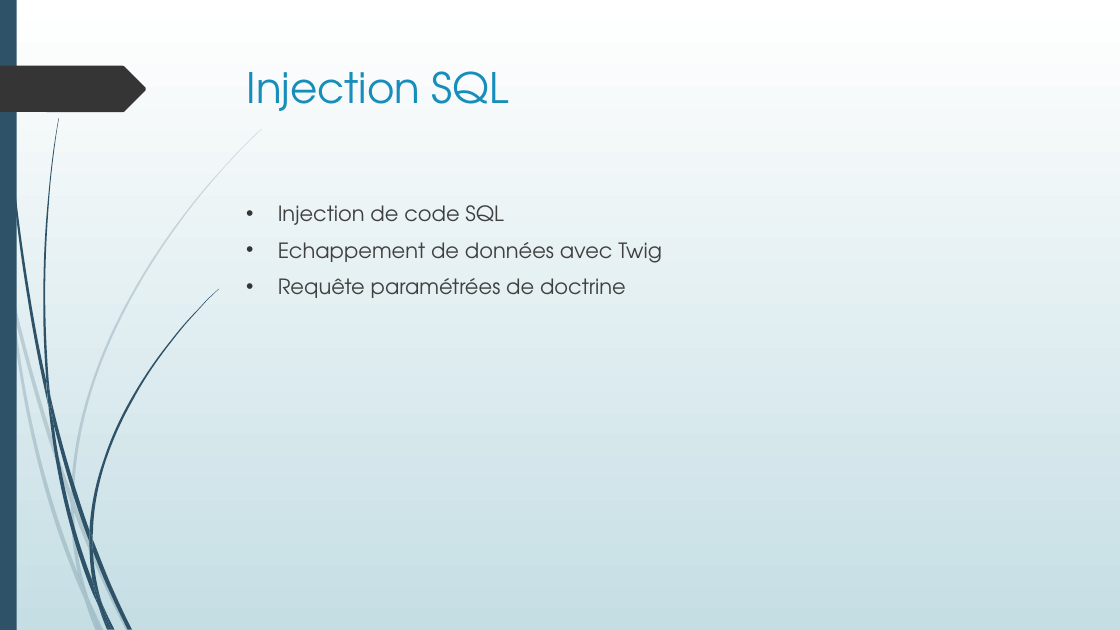
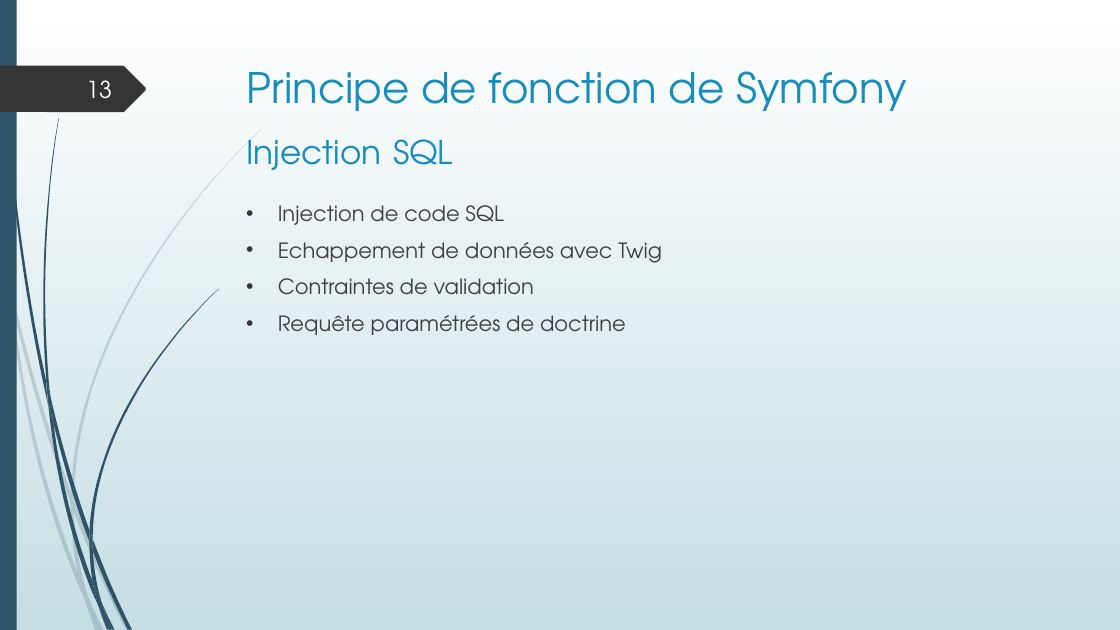
Before and after one commit to LisaF0/projet, a slide deck: slide 13 of aDoc/Projet boutique en ligne.pptx (slide 15 before the commit). Drawn at 1120x630 pixels with LibreOffice and Linux fonts; fonts in the diff are those of the drawing. Boxes give left, top, right and bottom in pixels: in the first picture for what was removed or moved away, otherwise in the second. Text is boxed around its words. In the diff, an @@ line names an element or a change of style, - is before the commit and + after.

```diff
--- a/aDoc/Projet boutique en ligne.pptx
+++ b/aDoc/Projet boutique en ligne.pptx
@@ page number added at (x1=86, y1=80, x2=112, y2=99), 20 pt, text #FEFFFF @@
+13
@@ text added at (x1=247, y1=71, x2=906, y2=111), 36 pt, text #178DBB @@
+Principe de fonction de Symfony
@@ title "Injection SQL" moved from (x1=247, y1=71, x2=509, y2=111) to (x1=247, y1=139, x2=453, y2=170) @@
@@ title "Injection SQL" at (x1=247, y1=139, x2=453, y2=170): size 36 to 28 pt @@
@@ text at (x1=278, y1=278, x2=534, y2=295): paragraph added @@
+• Contraintes de validation
```
Also in this commit, not shown: 19 other slides changed, 10 slides added, 8 slides removed, 30 other files.
